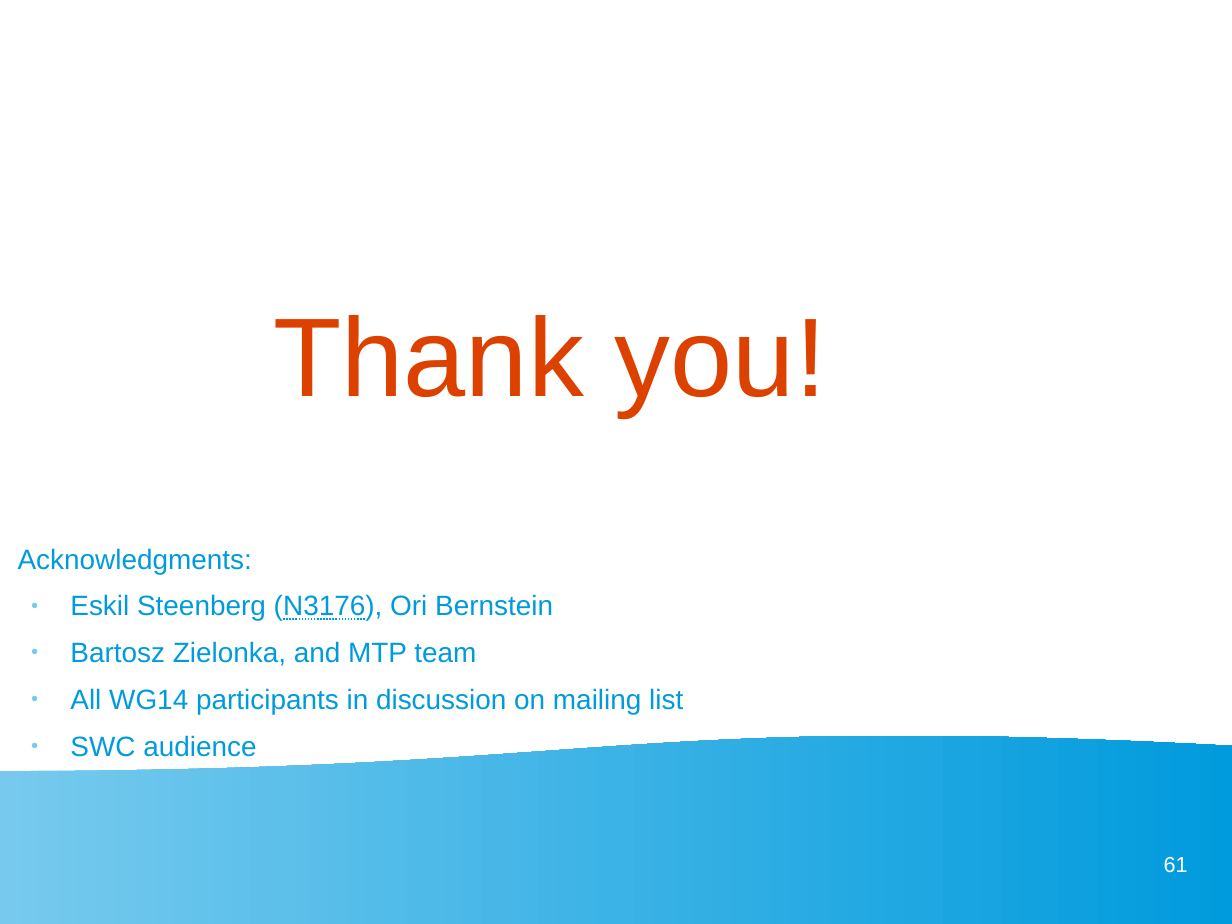
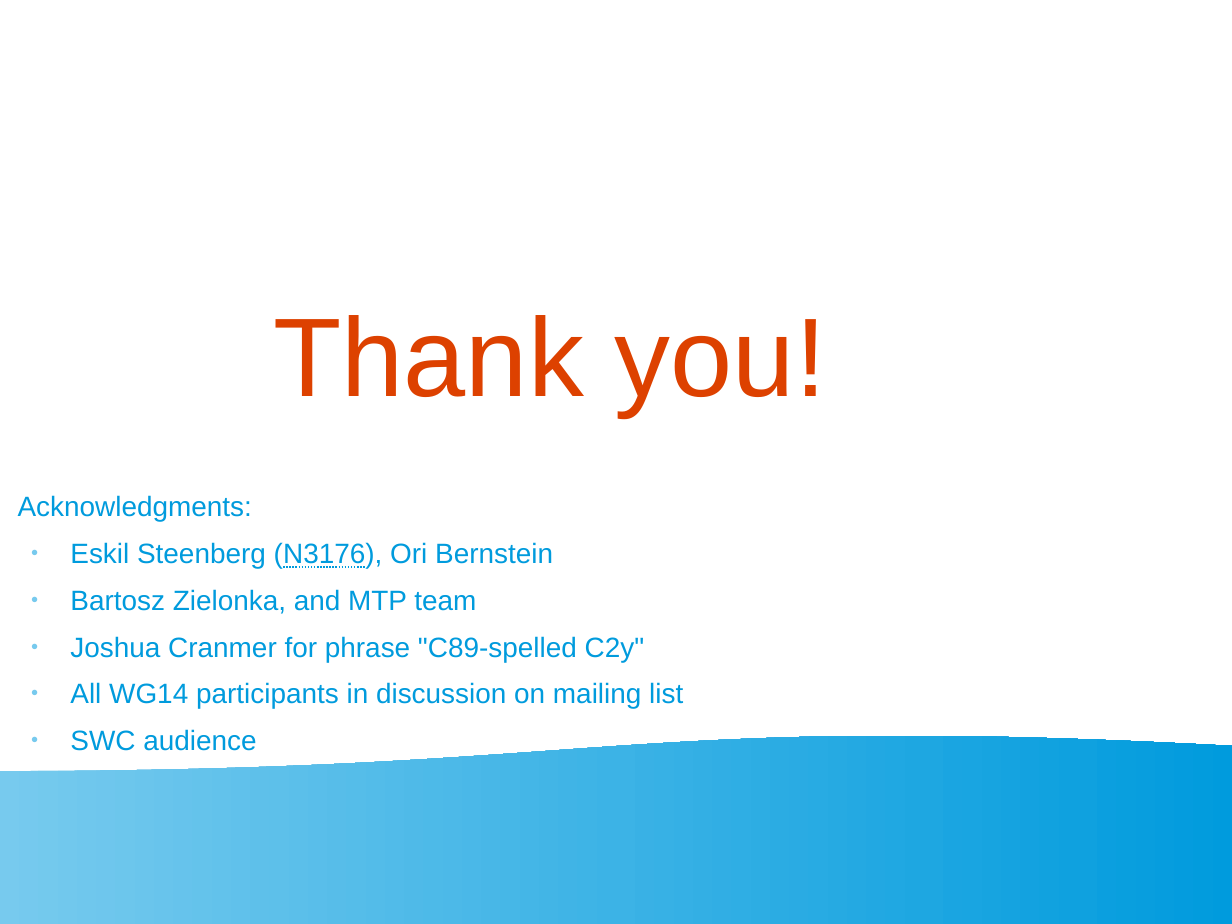
Before and after one commit to Jorenar/papers, a slide deck: slide 64 of WG14/Pitch for dialect directive.odp (slide 61 before the commit). Drawn at 1232x924 pixels with LibreOffice and Linux fonts; fonts in the diff are those of the drawing. Boxes give left, top, right and bottom in pixels: in the first picture for what was removed or moved away, otherwise in the second. Text is boxed around its words. In the diff, an @@ line names an element or a change of style, - is before the commit and + after.

```diff
--- a/WG14/Pitch for dialect directive.odp
+++ b/WG14/Pitch for dialect directive.odp
@@ text "Acknowledgments:": place and size @@
-text "Acknowledgments:" at (18, 548, 683, 757)
+text "Acknowledgments:" at (18, 495, 683, 751)
@@ text at (70, 636, 645, 662): paragraph added @@
+● Joshua Cranmer for phrase "C89-spelled C2y"
@@ page number removed at (1164, 857, 1188, 873) @@
-61
```
Also in this commit, not shown: 53 other slides changed, 8 slides added, 5 slides removed.
